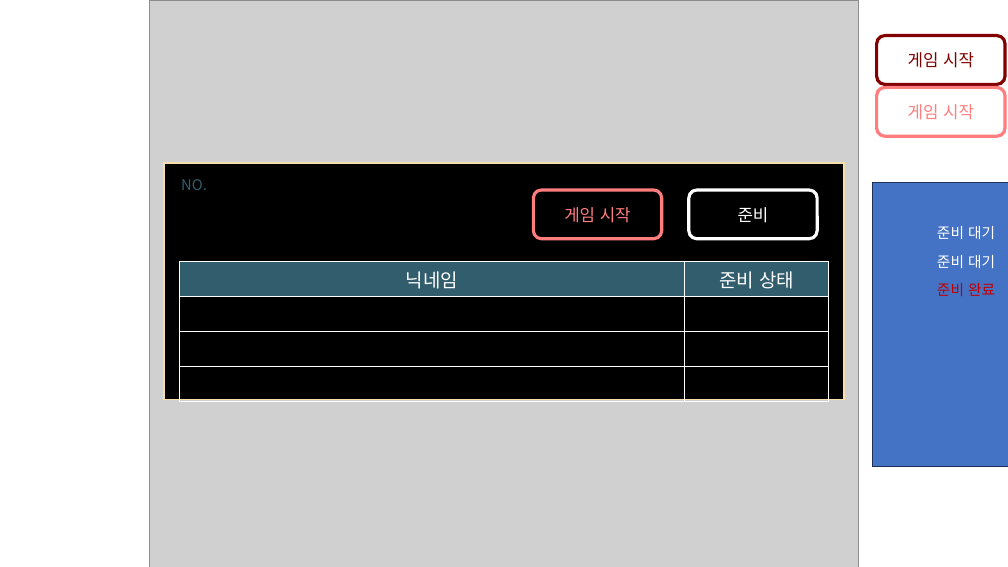
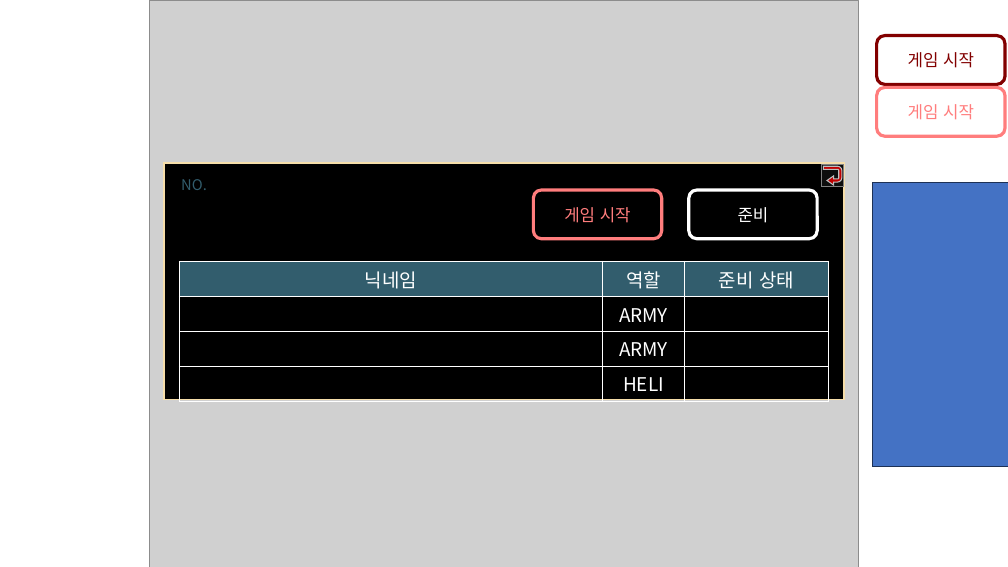
Before and after one commit to kiption/XD, a slide deck: slide 5 of Client/PvE/REVENGER/UI/XDUI/UI.pptx. Drawn at 1008x567 pixels with LibreOffice and Linux fonts; fonts in the diff are those of the drawing; grey boxes stand for pictures. Boxes give left, top, right and bottom in pixels: in the first picture for what was removed or moved away, otherwise in the second. Text is boxed around its words. In the diff, an @@ line names an element or a change of style, - is before the commit and + after.

```diff
--- a/Client/PvE/REVENGER/UI/XDUI/UI.pptx
+++ b/Client/PvE/REVENGER/UI/XDUI/UI.pptx
@@ rectangle added at box(822, 165, 843, 186), fill #0D0D0D, outline #808080 1 pt @@
@@ uturn arrow added at box(823, 166, 842, 185), fill #C00000, outline #BFBFBF 1 pt @@
@@ text removed at box(937, 226, 995, 239) @@
-준비 대기
@@ table at box(179, 262, 829, 395) @@
+column 2: 역할 | ARMY | ARMY | HELI
@@ text removed at box(937, 255, 995, 268) @@
-준비 대기
@@ text removed at box(937, 283, 995, 296) @@
-준비 완료
```
Also in this commit, not shown: 3 other slides changed, 1 slide added, 7 other files.
